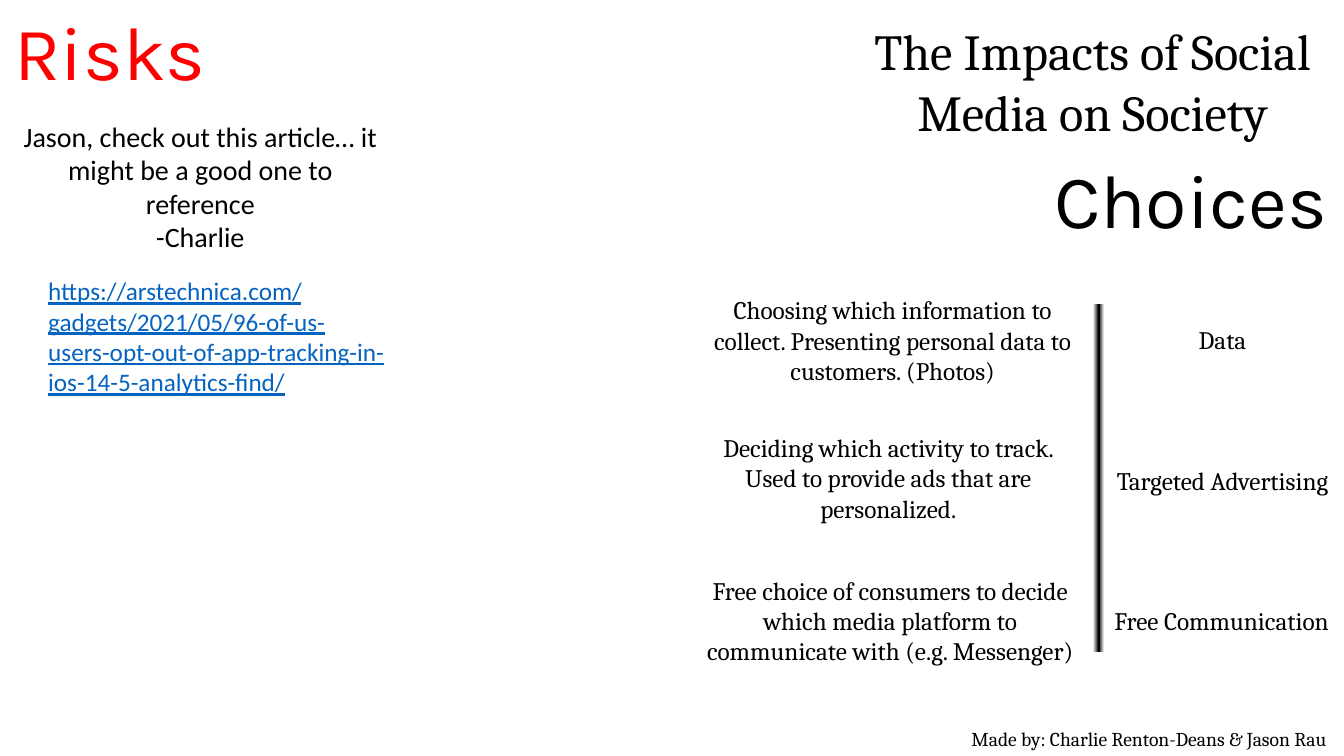
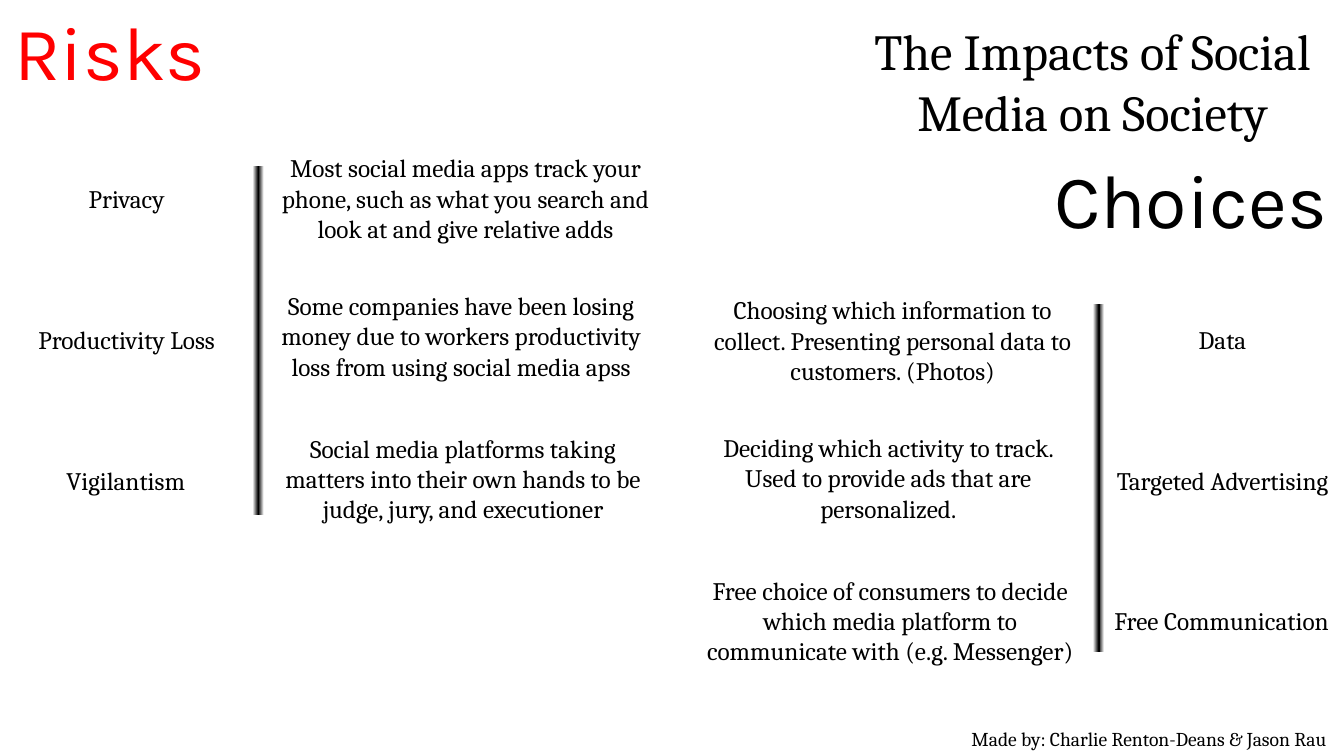
Before and after one commit to 20119382-AUT/-11-1108-ssnn-11-1108-ssnn-, a slide deck: slide 2 of Team Project Presentation/Team Project Presentation.pptx. Drawn at 1344x756 pixels with LibreOffice and Linux fonts; fonts in the diff are those of the drawing. Boxes give left, top, right and bottom in pixels: in the first picture for what was removed or moved away, otherwise in the second. Text is boxed around its words. In the diff, an @@ line names an element or a change of style, - is before the commit and + after.

Commit message:
presentation and word doc updates

```diff
--- a/Team Project Presentation/Team Project Presentation.pptx
+++ b/Team Project Presentation/Team Project Presentation.pptx
@@ text removed at box(24, 127, 377, 248) @@
-Jason, check out this article… it might be a good one to reference
--Charlie
@@ rectangle added at box(241, 166, 276, 515), fill gradient #FFFFFF to #000000 @@
@@ text added at box(282, 159, 649, 244), 18 pt, text #000000 @@
+Most social media apps track your phone, such as what you search and look at and give relative adds
@@ text added at box(89, 191, 165, 214), 18 pt, text #000000 @@
+Privacy
@@ text removed at box(48, 282, 384, 396) @@
-https://arstechnica.com/gadgets/2021/05/96-of-us-users-opt-out-of-app-tracking-in-ios-14-5-analytics-find/
@@ text added at box(281, 297, 641, 382), 18 pt, text #000000 @@
+Some companies have been losing money due to workers productivity loss from using social media apss
@@ text added at box(38, 331, 214, 355), 18 pt, text #000000 @@
+Productivity Loss
@@ text added at box(285, 440, 640, 524), 18 pt, text #000000 @@
+Social media platforms taking matters into their own hands to be judge, jury, and executioner
@@ text added at box(66, 472, 185, 496), 18 pt, text #000000 @@
+Vigilantism
```
Also in this commit, not shown: 1 other file.
